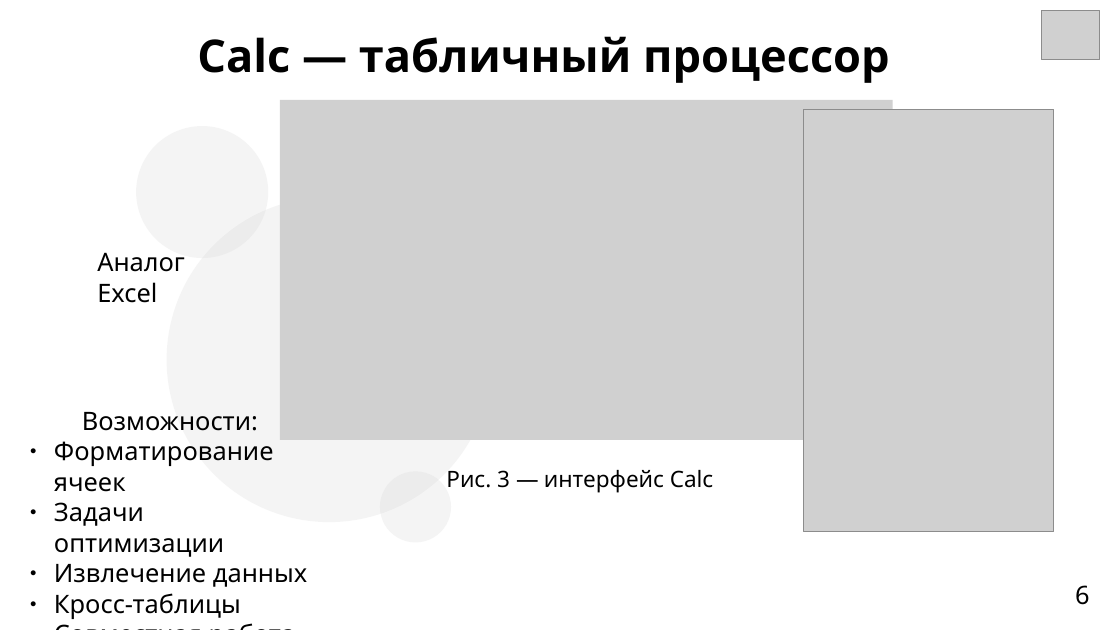
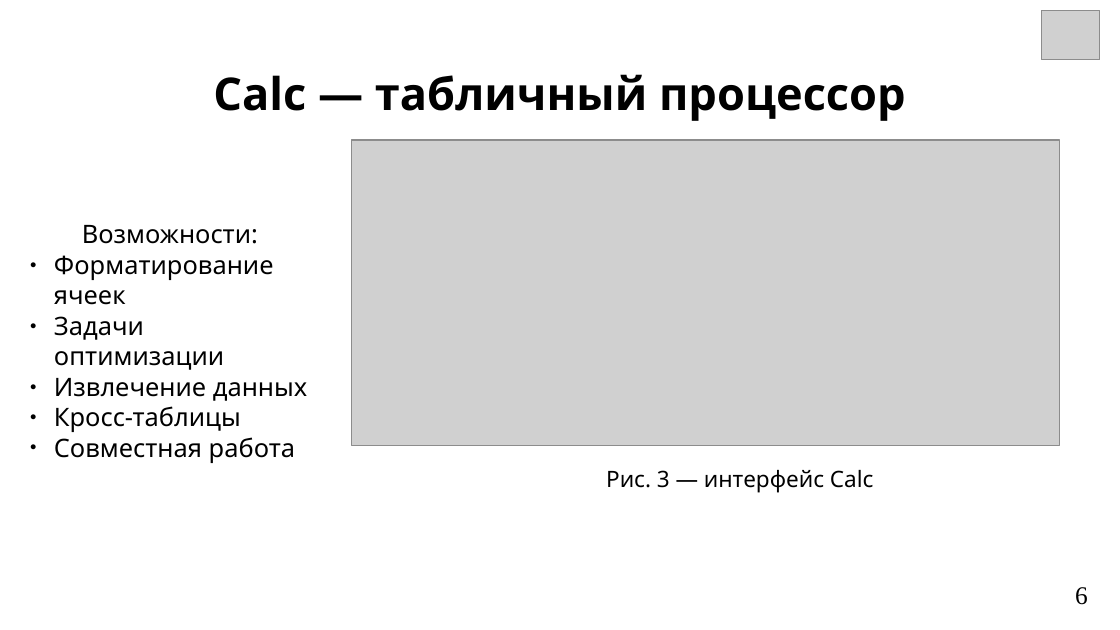
Before and after one commit to Soft-Darkness/digital-fundamentals, a slide deck: slide 6 of Documents/LibreOffice_review.odp. Drawn at 1120x630 pixels with LibreOffice and Linux fonts; fonts in the diff are those of the drawing; grey boxes stand for pictures; background and template pictures are left out. Boxes give left, top, right and bottom in pixels: in the first picture for what was removed or moved away, otherwise in the second. Text is boxed around its words. In the diff, an @@ line names an element or a change of style, - is before the commit and + after.

```diff
--- a/Documents/LibreOffice_review.odp
+++ b/Documents/LibreOffice_review.odp
@@ text "Calc — табличный процессор": place and size @@
-text "Calc — табличный процессор" at [197,36,890,83]
+text "Calc — табличный процессор" at [213,74,906,121]
@@ text "Calc — табличный процессор" at [213,74,906,121]: vertical alignment middle to top @@
@@ picture removed at [804,109,1055,532] @@
@@ ellipse removed at [136,126,268,258] @@
@@ picture: place and size @@
-picture at [281,100,893,440]
+picture at [352,140,1061,446]
@@ ellipse removed at [167,197,492,522] @@
@@ text "Возможности:" rewrapped from [54,412,308,619] to [54,225,308,463] @@
@@ text removed at [97,252,185,303] @@
-Аналог Excel
@@ ellipse removed at [380,472,451,543] @@
@@ text "Рис. 3 ― интерфейс Calc": place and size @@
-text "Рис. 3 ― интерфейс Calc" at [446,470,713,493]
+text "Рис. 3 ― интерфейс Calc" at [606,470,873,493]
@@ text "Рис. 3 ― интерфейс Calc" at [606,470,873,493]: font Karla to Noto Sans in "―" @@
@@ page number at [1075,587,1088,605]: font Noto Sans to Times New Roman @@
```
Also in this commit, not shown: 11 other slides changed, 1 other file.
